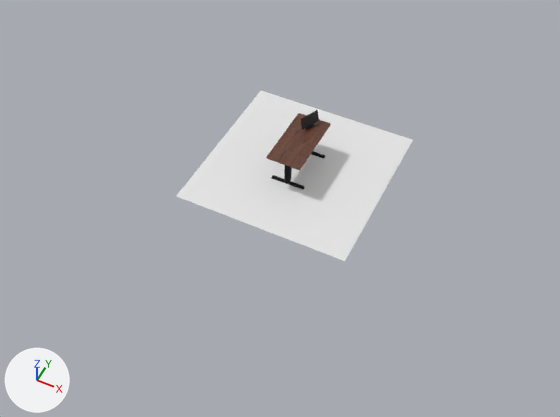
What one commit did to the Blender file GameJamHaatenLiefde/Assets/Models/GameJamTafelMetMonitor.blend.
Before and after are seen from a camera (50 mm lens) standing at (6.42, -14.0, 14.46) and looking at (0.08, -1.32, -1.39). The lights are fixed; the arrows at lower left show +X, +Y and +Z.
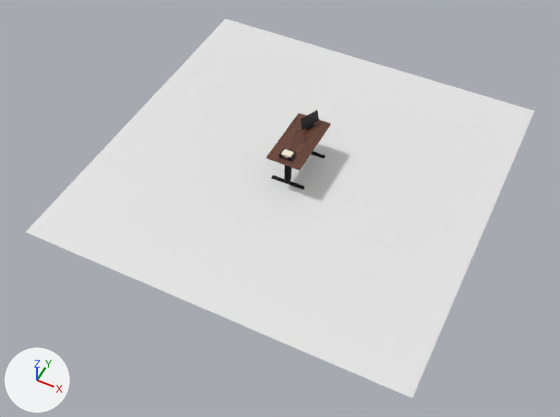
The edits, one by one:
Material 'Material.004' (mat_material_004) is new.
Its base color is (0.88, 0.815, 0.644) (white #f1e9d2).
Material 'Material.003' (mat_material_003) is new.
Its base color is (0.0, 0.0, 0.0) (black #000000).
Mesh me_cube_002 is new.
It is a box spanning x -1.0..1.0, y -1.0..1.0, z -1.0..1.0.
It uses material mat_material_004 (white #f1e9d2).
Mesh me_cube_001 is new.
It has 85 vertices, 42 faces and spans x -1.0..1.0, y -1.0..1.0, z -1.0..1.0.
It uses material mat_material_003 (black #000000).
Object 'Plane' (ob_plane) is rescaled from (2.49, 2.49, 2.49) to (5.32, 5.32, 5.32).
Object 'Cube.002' (ob_cube_002) is new; it shows me_cube_002.
Its location is (-0.02, -0.69, 0.08).
Its scale is (0.132, 0.104, 0.0424).
Object 'Cube.001' (ob_cube_001) is new; it shows me_cube_001.
Its location is (-0.02, -0.69, 0.06).
Its scale is (0.18, 0.137, 0.0498).
It gains a SOLIDIFY modifier named 'Solidify'.
Modifier setting: thickness = 0.13.

Where the change shows, as pixel boxes (x1, y1, x2, y2) in the pictures (560 x 417 px):
'Plane', rescaled (114% wider, 122% taller): before (176, 91, 413, 261); after (26, 19, 534, 398)
'Cube.002', added: after (281, 149, 294, 158)
'Cube.001', added: after (279, 148, 296, 161)
